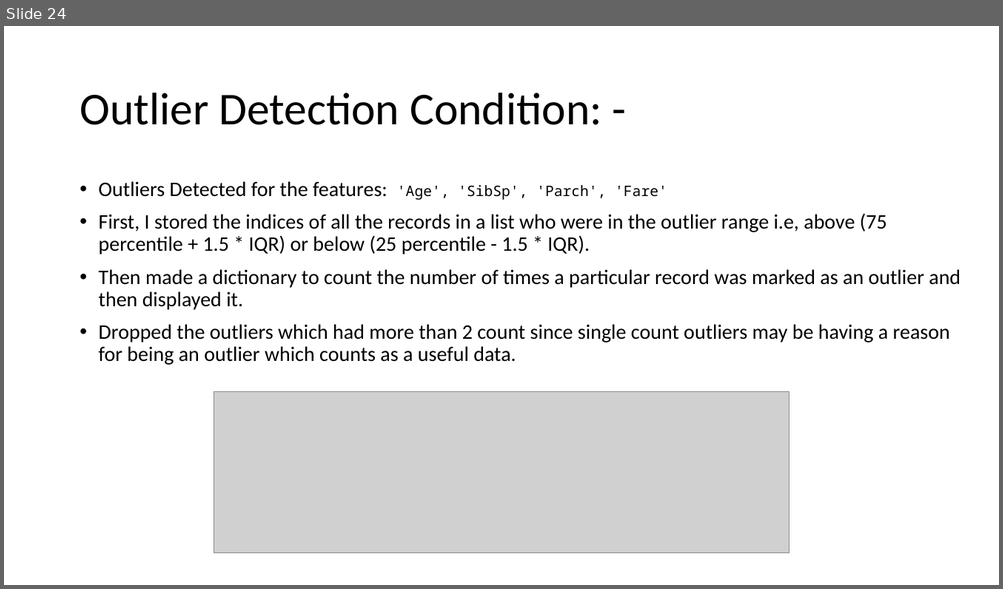
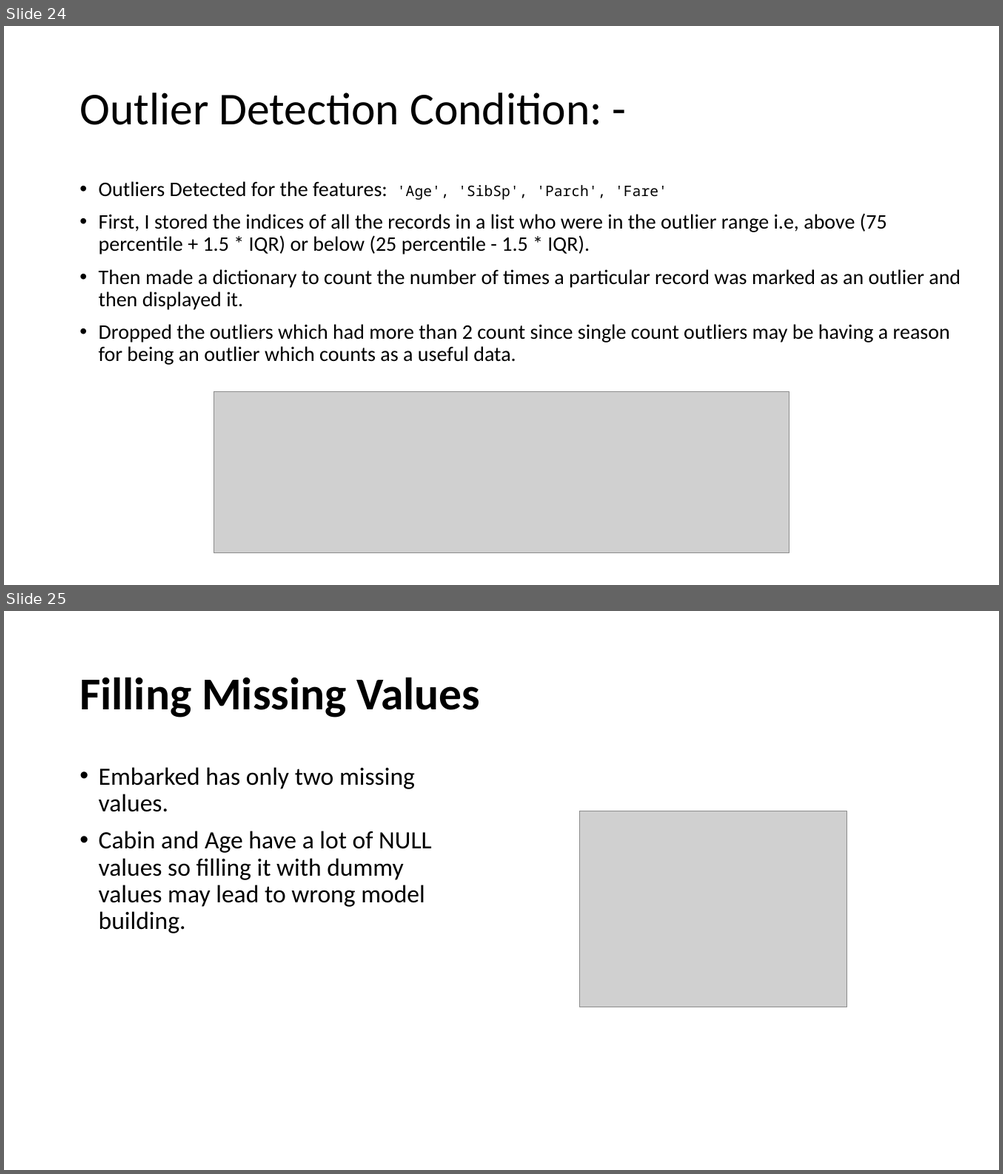
Before and after one commit to Visque/Titanic, a slide deck: ppt.pptm. Shown one above the other, each under a label of ours: slide 24 before the commit, slides 24 and 25 after it. The pictures are 1003x589 and 1003x1174 pixels, drawn with LibreOffice and Linux fonts; fonts in the diff are those of the drawing; grey boxes stand for pictures. Boxes give left, top, right and bottom in pixels: in the first picture for what was removed or moved away, otherwise in the second. Text is boxed around its words. In the diff, an @@ line names an element or a change of style, - is before the commit and + after.

```diff
--- a/ppt.pptm
+++ b/ppt.pptm
@@ slide 25 added at <box>4,611,999,1170</box>, background #FFFFFF @@
@@ title added at <box>79,677,480,718</box>, 44 pt, text #000000, bold @@
+Filling Missing Values
@@ text added at <box>99,767,431,934</box>, 24 pt, text #000000 @@
+• Embarked has only two missing values.
+• Cabin and Age have a lot of NULL values so filling it with dummy values may lead to wrong model building.
@@ picture added at <box>580,812,847,1008</box> @@
```
Also in this commit, not shown: 1 other slide added, 1 slide removed, 1 other file.
